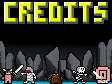
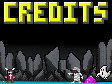
Revision of a layered w=112, h=84 image; what changed, layer by layer:
hid "Clipboard" over (2, 65, 110, 83)
added layer "Layer #1" above "Pasted Layer #2" over (4, 65, 112, 83)
hid "Pasted Layer #2" over (1, 64, 111, 84)
